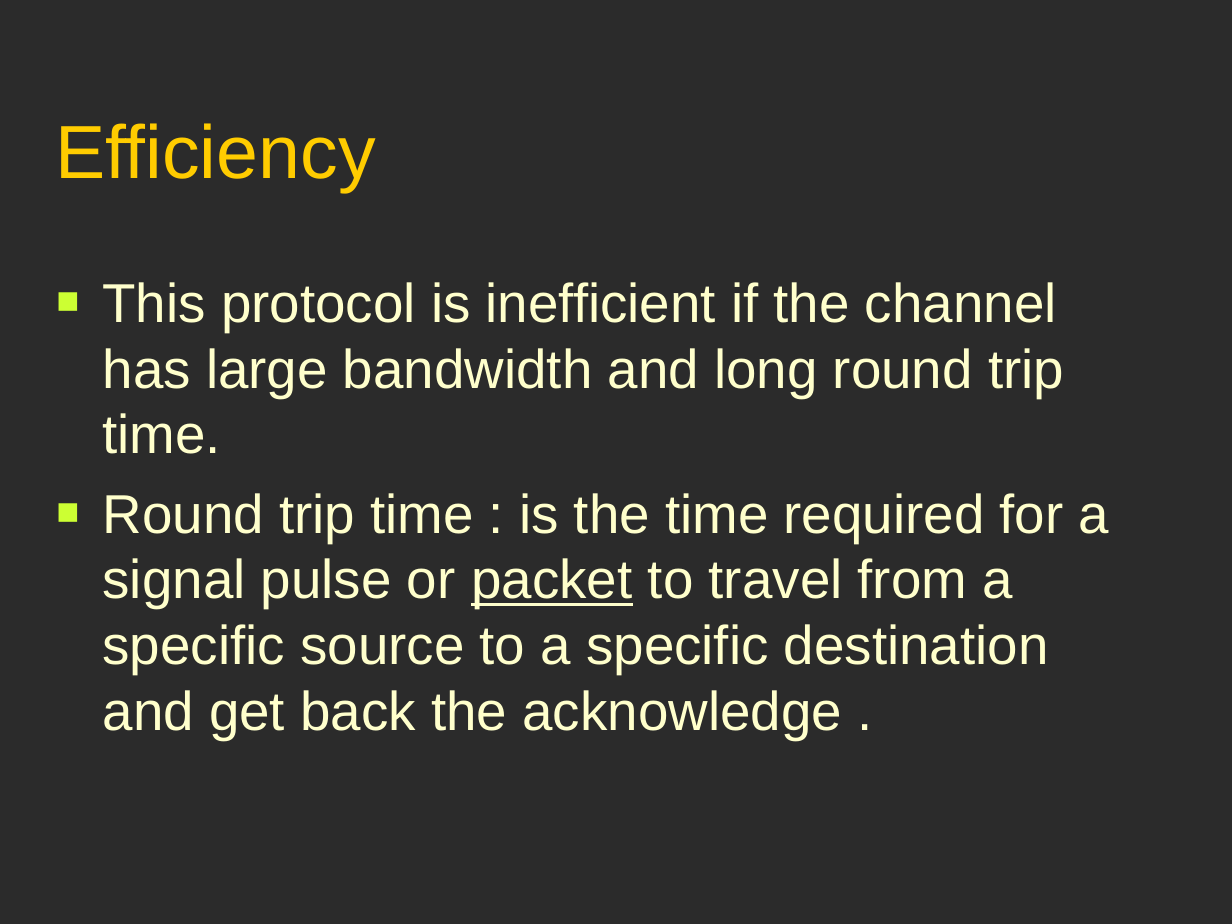
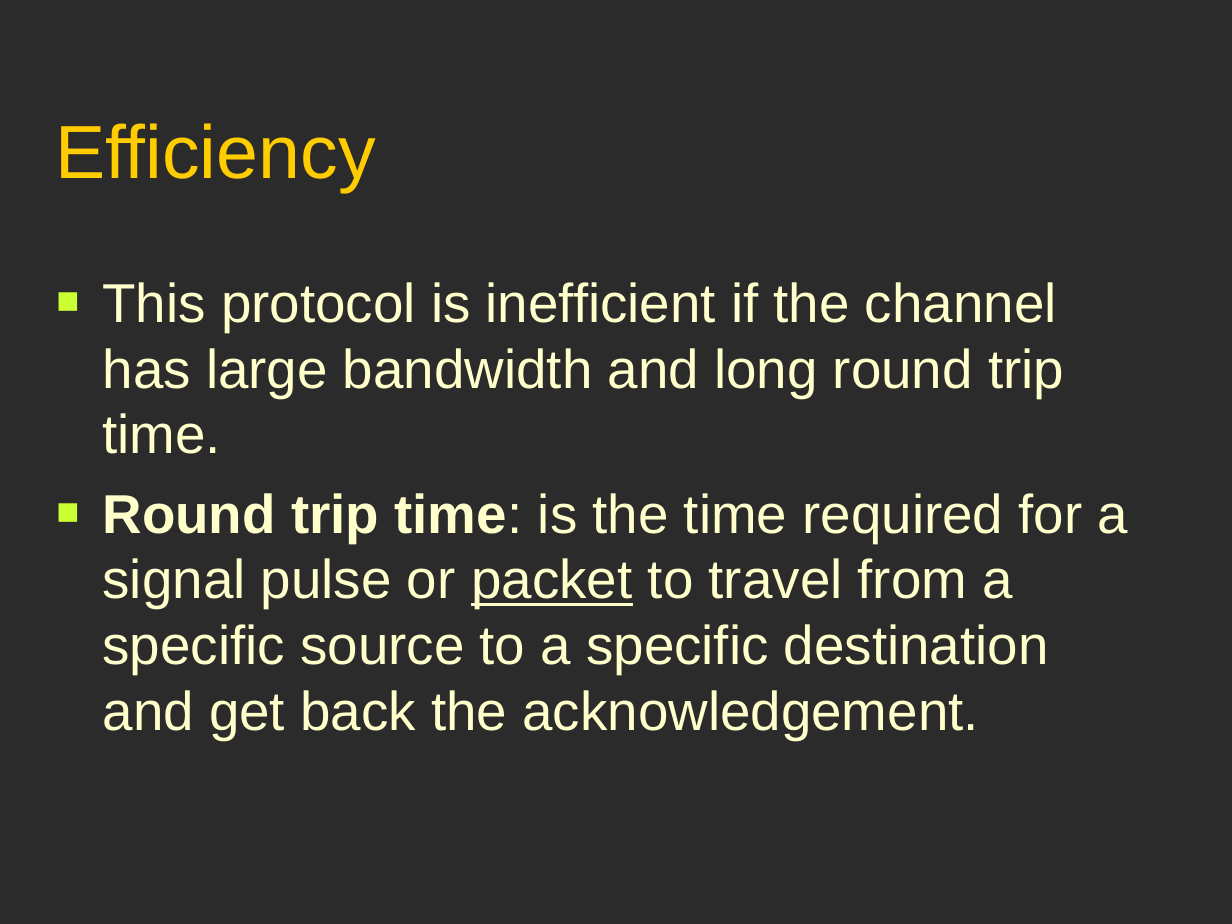
Before and after one commit to GeneralNitin/S6, a slide deck: slide 34 of 03. Computer Networks/PPTs/2.1. Data Link Layer.ppt. Drawn at 1232x924 pixels with LibreOffice and Linux fonts; fonts in the diff are those of the drawing; background and template pictures are left out; a plain dark background stands for a picture behind light text. Boxes give left, top, right and bottom in pixels: in the first picture for what was removed or moved away, otherwise in the second. Text is boxed around its words. In the diff, an @@ line names an element or a change of style, - is before the commit and + after.

```diff
--- a/03. Computer Networks/PPTs/2.1. Data Link Layer.ppt
+++ b/03. Computer Networks/PPTs/2.1. Data Link Layer.ppt
@@ text at box(103, 493, 1128, 740): text changed @@
-■ Round trip time : is the time required for a signal pulse or packet to travel from a specific source to a specific destination and get back the acknowledge .
+■ Round trip time: is the time required for a signal pulse or packet to travel from a specific source to a specific destination and get back the acknowledgement.
```
Also in this commit, not shown: 5 other slides changed, 33 other files.
